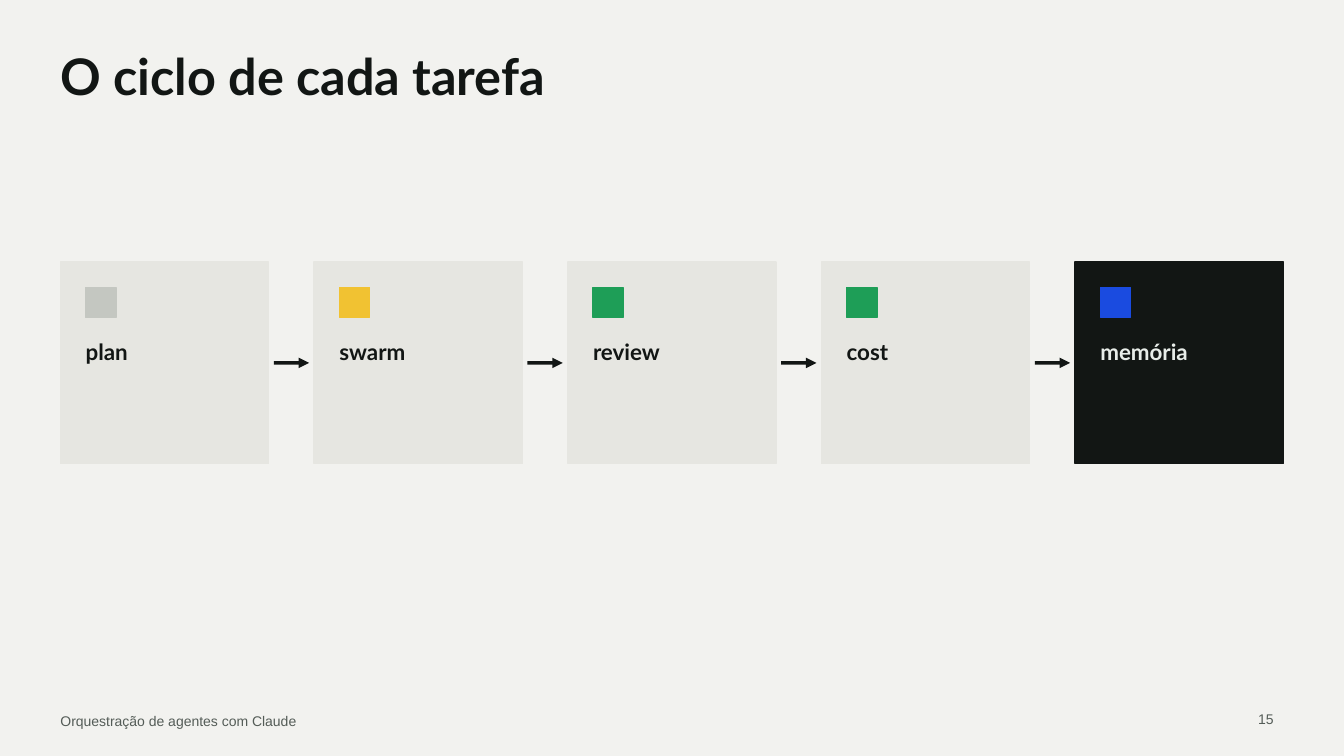
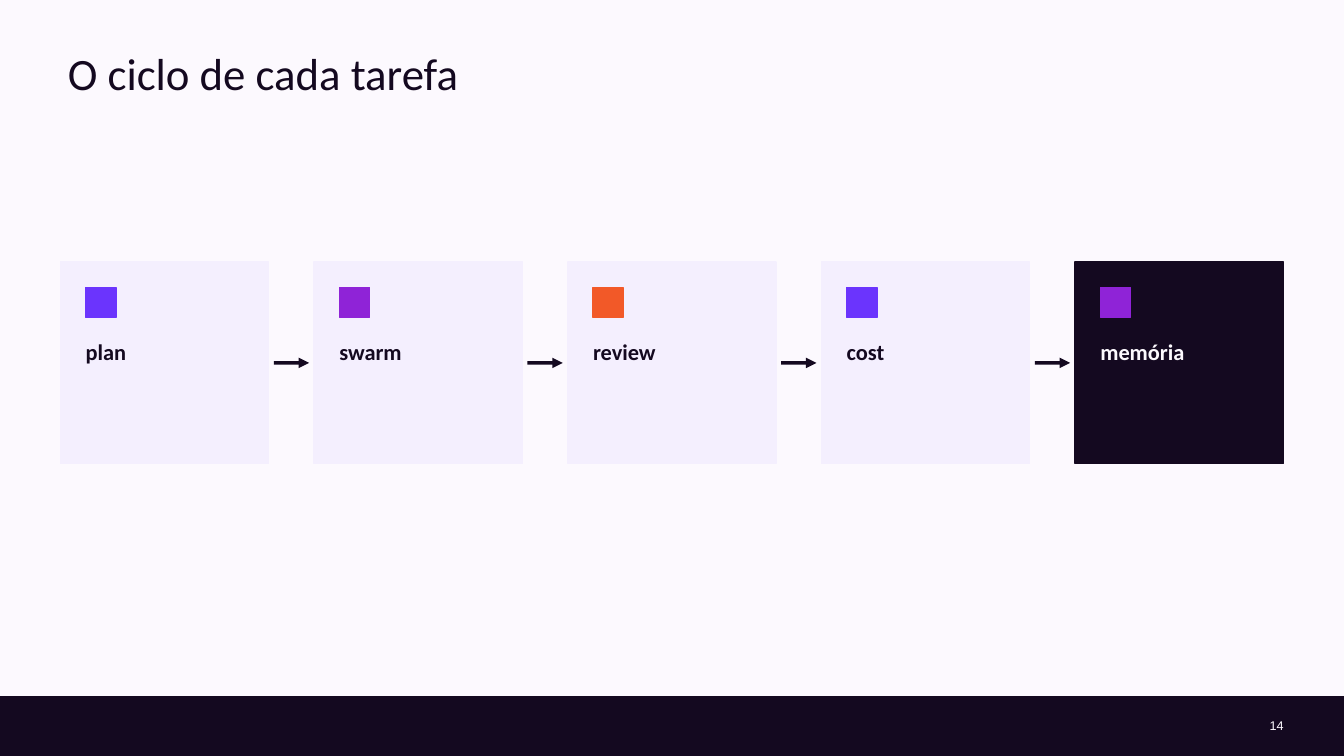
Before and after one commit to cx-guilherme-pinto/workshop-claude, a slide deck: slide 14 of slides/workshop.pptx (slide 15 before the commit). Drawn at 1344x756 pixels with LibreOffice and Linux fonts; fonts in the diff are those of the drawing; background and template pictures are left out. Boxes give left, top, right and bottom in pixels: in the first picture for what was removed or moved away, otherwise in the second. Text is boxed around its words. In the diff, an @@ line names an element or a change of style, - is before the commit and + after.

```diff
--- a/slides/workshop.pptx
+++ b/slides/workshop.pptx
@@ background #F2F2EF to #FCF9FE @@
@@ title "O ciclo de cada tarefa": place and size @@
-title "O ciclo de cada tarefa" at bbox=[60, 57, 544, 96]
+title "O ciclo de cada tarefa" at bbox=[68, 59, 458, 91]
@@ title "O ciclo de cada tarefa" at bbox=[68, 59, 458, 91]: size 36 to 32 pt, font Lato to Calibri, text colour #121614 to #140920, bold off @@
@@ fill #E6E6E1 to #F4EFFE; outline #E6E6E1 1 pt to #F4EFFE 1 pt in 4 elements at bbox=[60, 262, 269, 464], bbox=[315, 262, 523, 464], bbox=[568, 262, 776, 464], bbox=[822, 262, 1030, 464] @@
@@ rectangle at bbox=[1076, 262, 1285, 464]: fill #121614 to #140920; outline #121614 1 pt to #140920 1 pt @@
@@ rectangle at bbox=[86, 287, 116, 318]: fill #C4C7C1 to #6B34FD; outline #C4C7C1 1 pt to #6B34FD 1 pt @@
@@ rectangle at bbox=[340, 287, 370, 318]: fill #F1C232 to #8F23D7; outline #F1C232 1 pt to #8F23D7 1 pt @@
@@ rectangle at bbox=[593, 287, 623, 318]: fill #1E9E57 to #F25928; outline #1E9E57 1 pt to #F25928 1 pt @@
@@ rectangle at bbox=[847, 287, 877, 318]: fill #1E9E57 to #6B34FD; outline #1E9E57 1 pt to #6B34FD 1 pt @@
@@ rectangle at bbox=[1101, 287, 1131, 318]: fill #1A4BE0 to #8F23D7; outline #1A4BE0 1 pt to #8F23D7 1 pt @@
@@ font Lato to Calibri, text colour #121614 to #140920 in 4 elements at bbox=[86, 344, 126, 364], bbox=[339, 349, 401, 360], bbox=[593, 344, 656, 360], bbox=[847, 346, 885, 360] @@
@@ text "memória" at bbox=[1100, 344, 1184, 360]: font Lato to Calibri, text colour #E8EDE9 to #FCF9FE @@
@@ arrow (274, 363) - (310, 363): stroke #121614 2.5 pt to #140920 2.5 pt @@
@@ arrow (527, 363) - (563, 363): stroke #121614 2.5 pt to #140920 2.5 pt @@
@@ arrow (781, 363) - (817, 363): stroke #121614 2.5 pt to #140920 2.5 pt @@
@@ arrow (1035, 363) - (1071, 363): stroke #121614 2.5 pt to #140920 2.5 pt @@
@@ rectangle added at bbox=[0, 698, 1344, 756], fill #140920, outline #140920 1 pt @@
@@ text removed at bbox=[60, 716, 296, 729] @@
-Orquestração de agentes com Claude
@@ page number removed at bbox=[1258, 714, 1274, 724] @@
-15
@@ page number added at bbox=[1270, 721, 1284, 730], 9 pt, text #FCF9FE @@
+14
```
Also in this commit, not shown: 39 other slides changed, 6 slides added, 5 slides removed, 23 other files.
